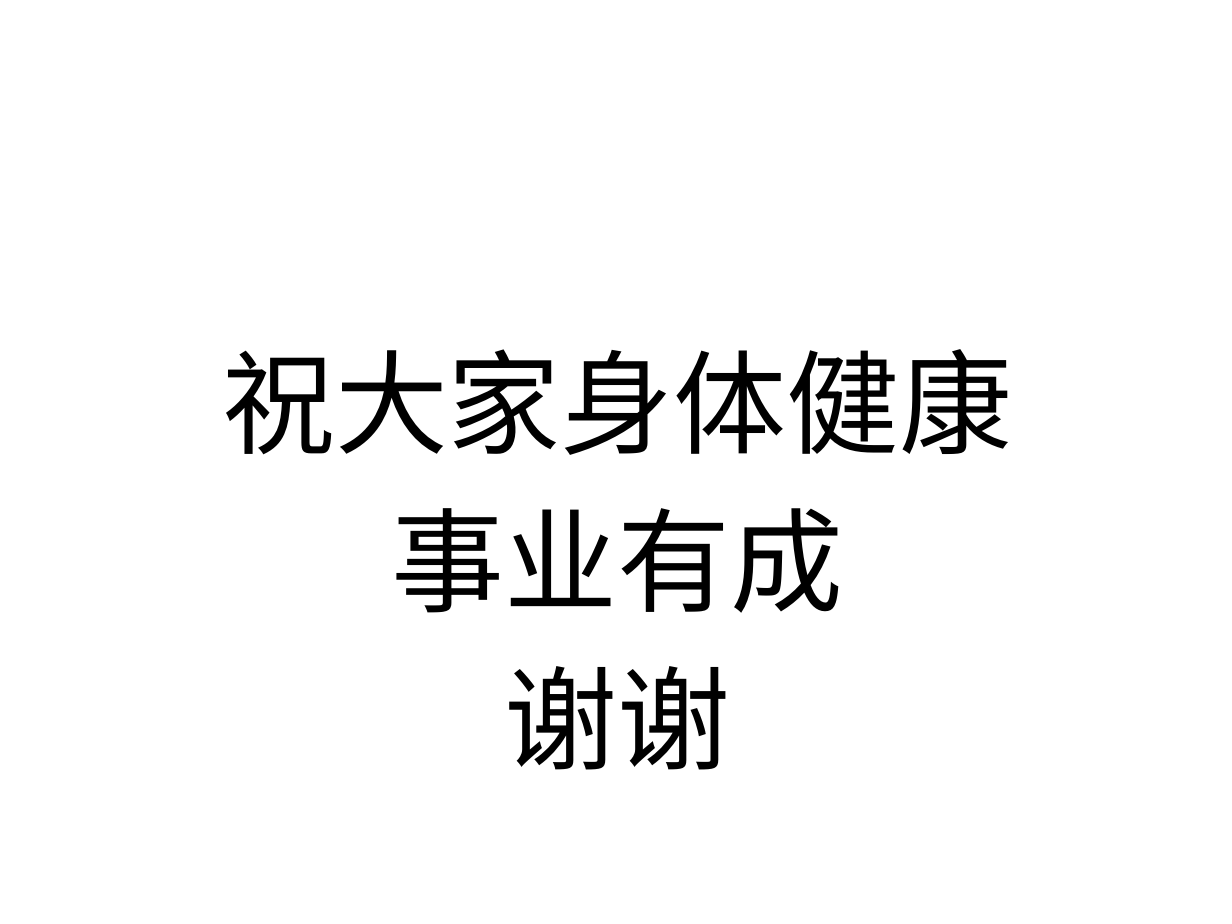
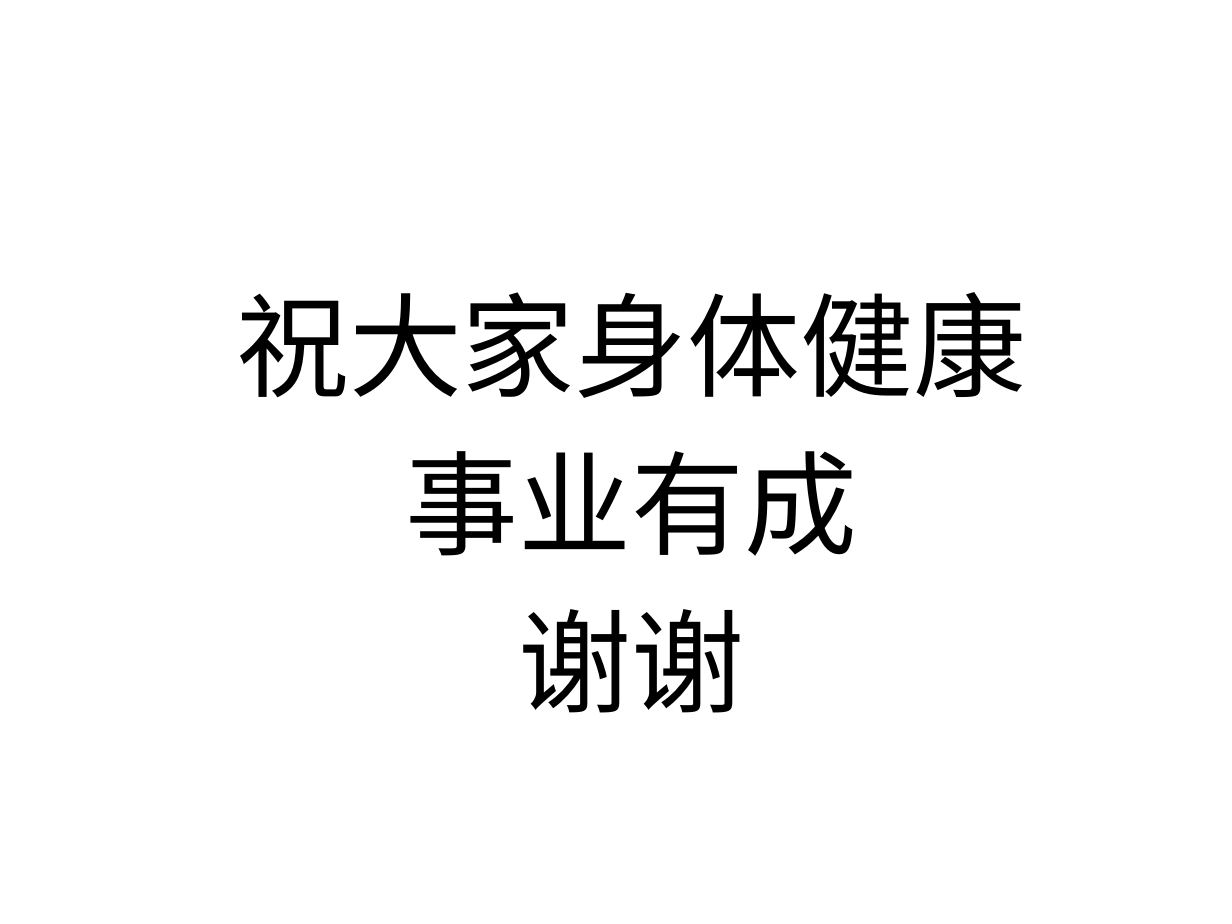
Before and after one commit to zcs19871221/mydoc, a slide deck: slide 12 of phantomJs介绍-张成思.pptx. Drawn at 1232x924 pixels with LibreOffice and Linux fonts; fonts in the diff are those of the drawing. Boxes give left, top, right and bottom in pixels: in the first picture for what was removed or moved away, otherwise in the second. Text is boxed around its words. In the diff, an @@ line names an element or a change of style, - is before the commit and + after.

```diff
--- a/phantomJs介绍-张成思.pptx
+++ b/phantomJs介绍-张成思.pptx
@@ text "祝大家身体健康": place and size @@
-text "祝大家身体健康" at [222,349,1012,770]
+text "祝大家身体健康" at [236,292,1026,713]
```
Also in this commit, not shown: 6 other slides changed, 2 slides added, 2 slides removed, 1 other file.
